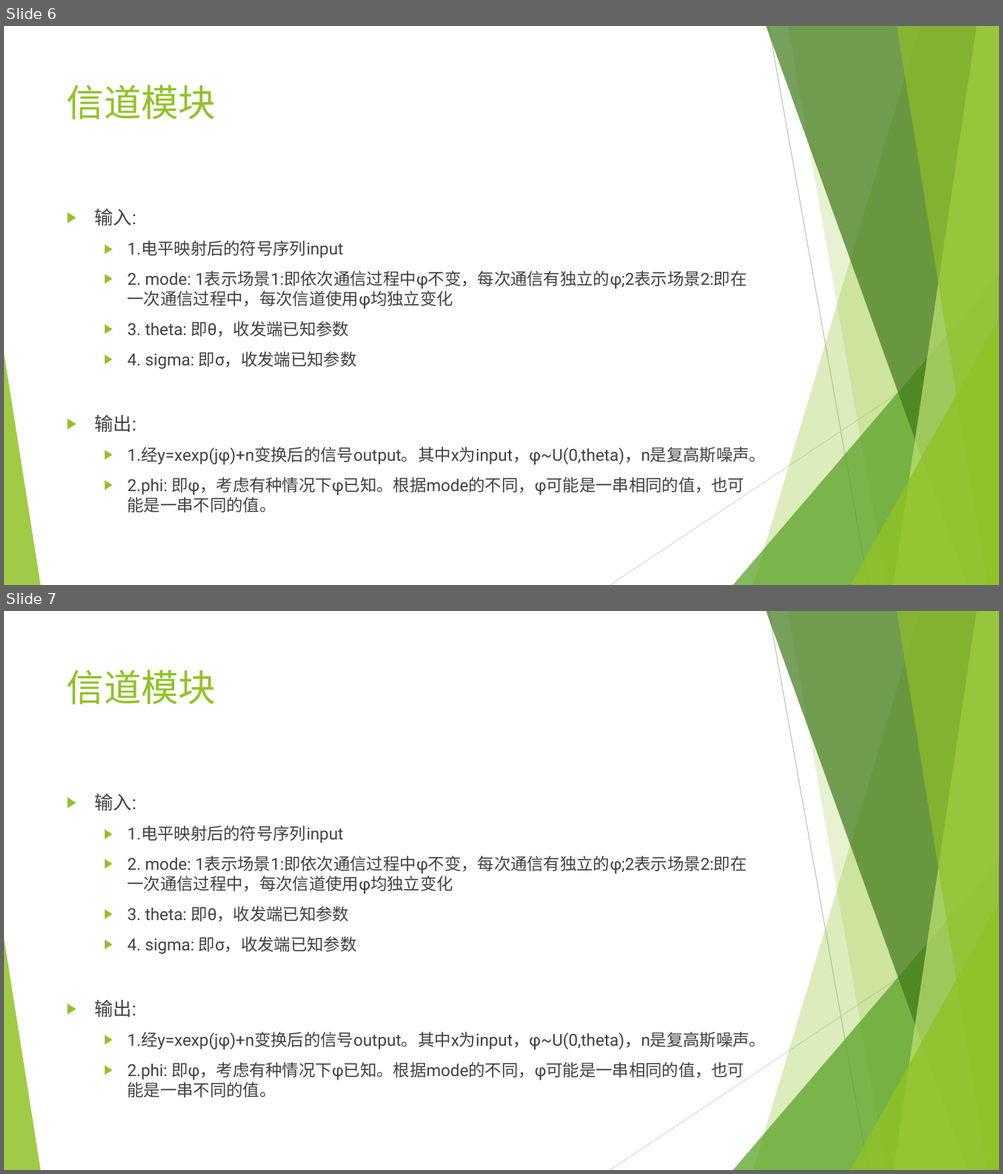
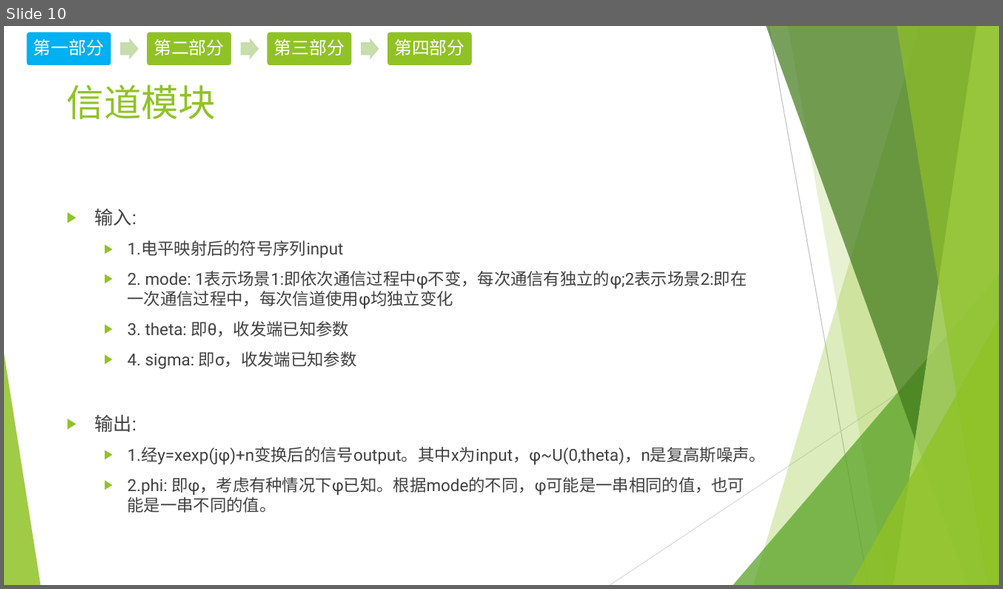
Before and after one commit to EECodingPresentation/project1, a slide deck: v1.pptx. Shown one above the other, each under a label of ours: slides 6 and 7 before the commit, slide 10 after it. The pictures are 1003x1174 and 1003x589 pixels, drawn with LibreOffice and Linux fonts; fonts in the diff are those of the drawing. Boxes give left, top, right and bottom in pixels: in the first picture for what was removed or moved away, otherwise in the second. Text is boxed around its words. In the diff, an @@ line names an element or a change of style, - is before the commit and + after.

Commit message:
更新ppt，新增分工、流程图等；待完善的包含第四部分的内容、分些和结果等

```diff
--- a/v1.pptx
+++ b/v1.pptx
@@ slide 7 removed at (4,611,999,1170), background #FFFFFF; not listed: 10 template elements that a slide beside it also shows @@
@@ title removed at (67,669,216,704) @@
-信道模块
@@ text removed at (95,794,766,1098) @@
-▶ 输入:
-  ▶ 1.电平映射后的符号序列input
-  ▶ 2. mode: 1表示场景1:即依次通信过程中φ不变，每次通信有独立的φ;2表示场景2:即在一次通信过程中，每次信道使用φ均独立变化
-  ▶ 3. theta: 即θ，收发端已知参数
-  ▶ 4. sigma: 即σ，收发端已知参数
-▶ 输出:
-  ▶ 1.经y=xexp(jφ)+n变换后的信号output。其中x为input，φ~U(0,theta)，n是复高斯噪声。
-  ▶ 2.phi: 即φ，考虑有种情况下φ已知。根据mode的不同，φ可能是一串相同的值，也可能是一串不同的值。
@@ what was slide 6 is now slide 10 @@
@@ slide 10 changed as well @@
@@ group added at (25,31,472,66): 4 rounded rectangles, 4 texts, 3 right arrows @@
+第一部分
+第二部分
+第三部分
+第四部分
```
Also in this commit, not shown: 9 other slides changed, 7 slides added, 1 other slide removed.
